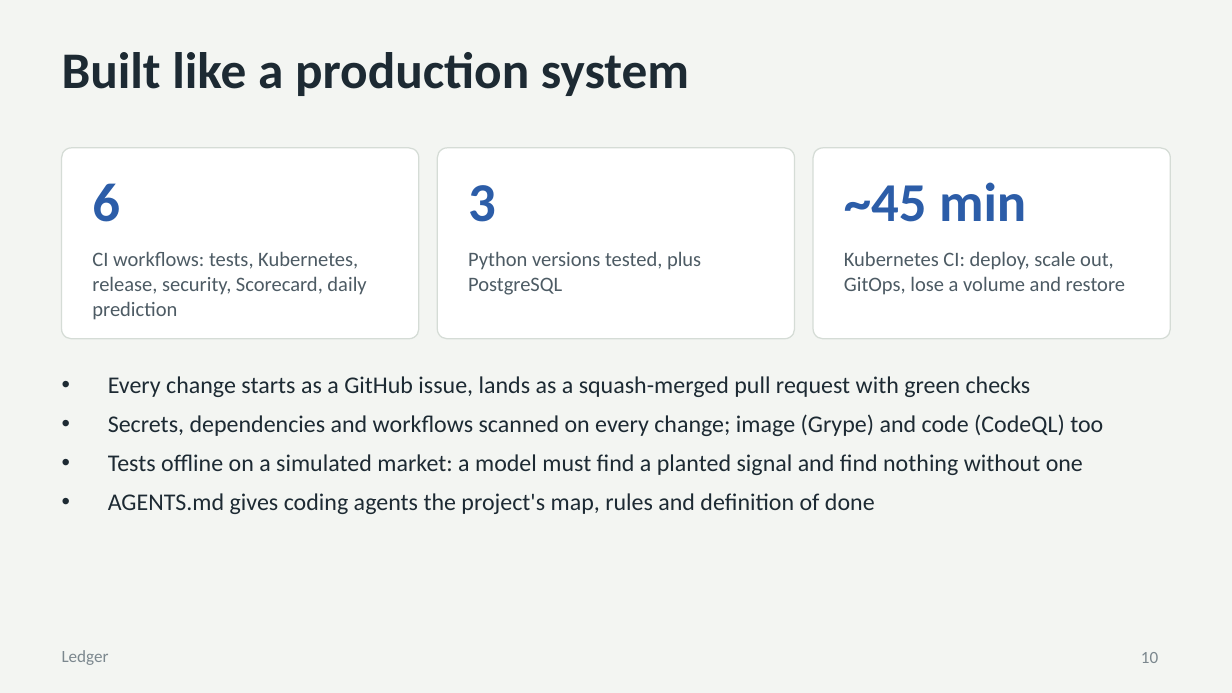
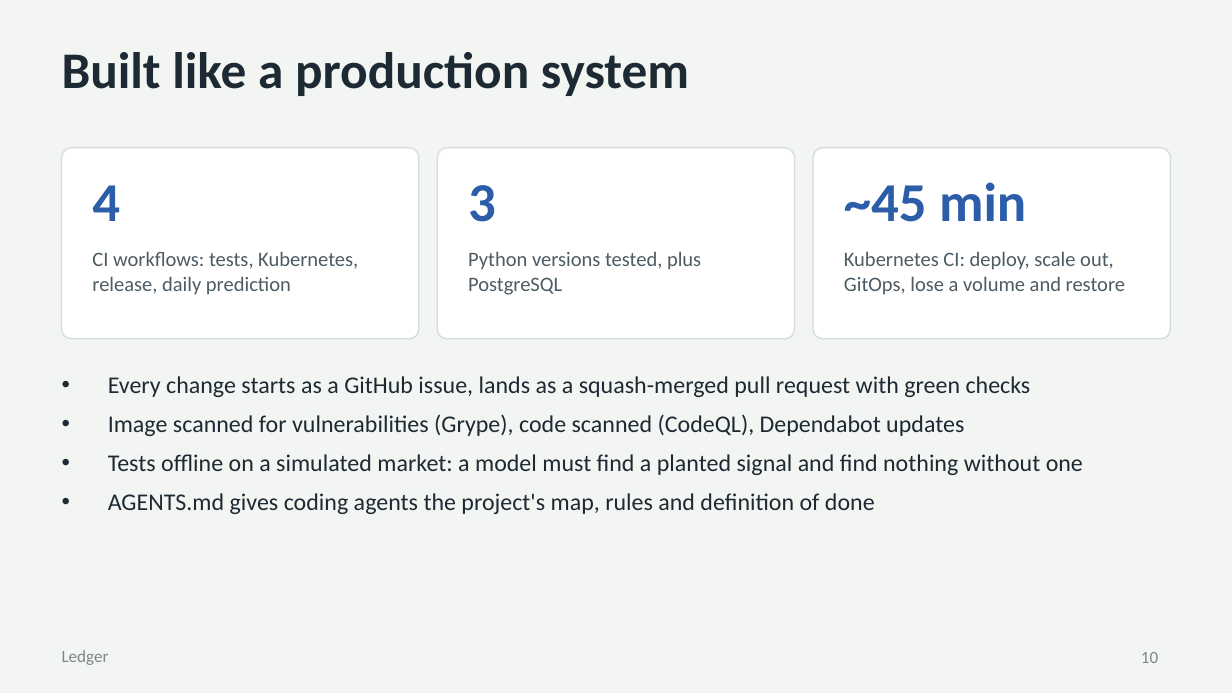
Before and after one commit to elyr/stock-market-predictor, a slide deck: slide 10 of docs/presentation/Ledger.pptx. Drawn at 1232x693 pixels with LibreOffice and Linux fonts; fonts in the diff are those of the drawing. Boxes give left, top, right and bottom in pixels: in the first picture for what was removed or moved away, otherwise in the second. Text is boxed around its words. In the diff, an @@ line names an element or a change of style, - is before the commit and + after.

```diff
--- a/docs/presentation/Ledger.pptx
+++ b/docs/presentation/Ledger.pptx
@@ text at [92, 185, 120, 221]: text changed @@
-6
+4
@@ text at [92, 251, 358, 295]: text changed @@
-CI workflows: tests, Kubernetes, release, security, Scorecard, daily prediction
+CI workflows: tests, Kubernetes, release, daily prediction
@@ text at [108, 414, 964, 436]: text changed @@
-• Secrets, dependencies and workflows scanned on every change; image (Grype) and code (CodeQL) too
+• Image scanned for vulnerabilities (Grype), code scanned (CodeQL), Dependabot updates
```
Also in this commit, not shown: 4 other slides changed, 22 other files.
